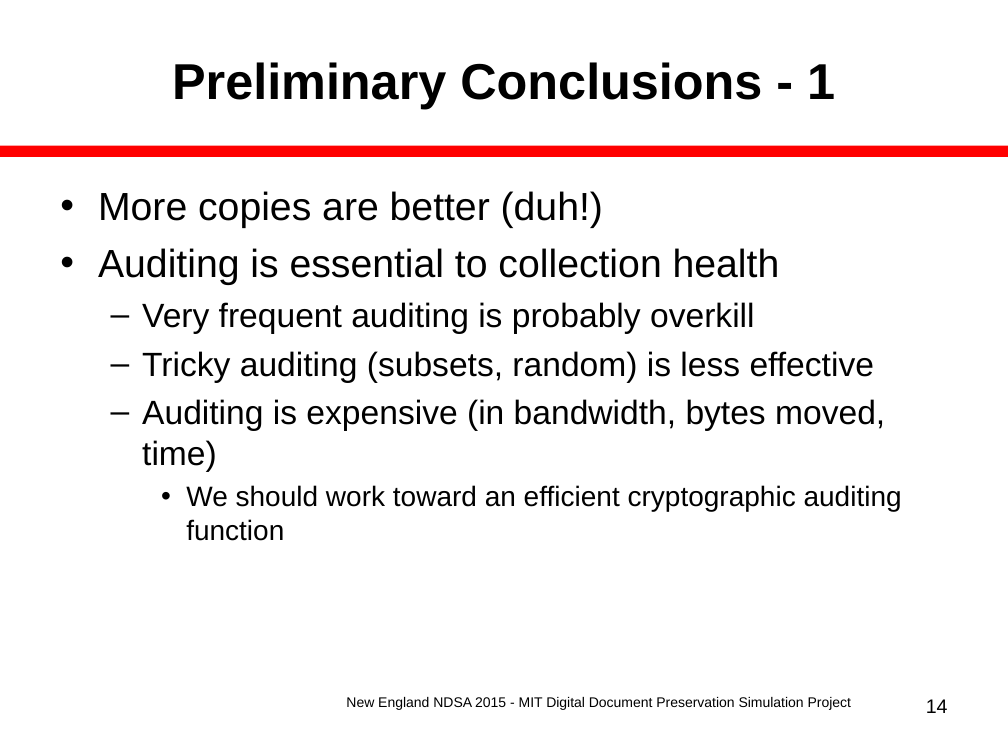
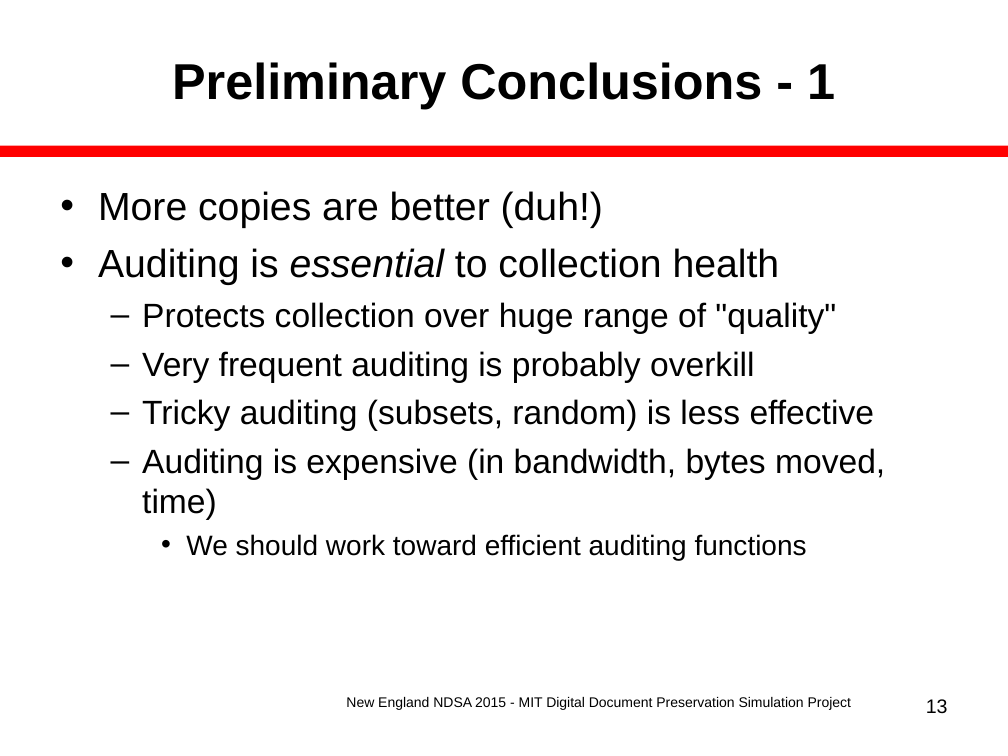
Before and after one commit to MIT-Informatics/PreservationSimulation, a slide deck: slide 13 of shelf/docs/Slides_NewEnglandNDSA.ppt (slide 14 before the commit). Drawn at 1008x756 pixels with LibreOffice and Linux fonts; fonts in the diff are those of the drawing. Boxes give left, top, right and bottom in pixels: in the first picture for what was removed or moved away, otherwise in the second. Text is boxed around its words. In the diff, an @@ line names an element or a change of style, - is before the commit and + after.

```diff
--- a/shelf/docs/Slides_NewEnglandNDSA.ppt
+++ b/shelf/docs/Slides_NewEnglandNDSA.ppt
@@ text at [98, 248, 780, 285]: italic on in "essential" @@
@@ text at [142, 302, 836, 334]: paragraph added @@
+  – Protects collection over huge range of "quality"
@@ text at [186, 534, 807, 560]: text changed @@
-    • We should work toward an efficient cryptographic auditing function
+    • We should work toward efficient auditing functions
@@ page number at [926, 699, 948, 714]: text changed @@
-14
+13
```
Also in this commit, not shown: 8 other slides changed, 1 slide removed, 1 other file.
